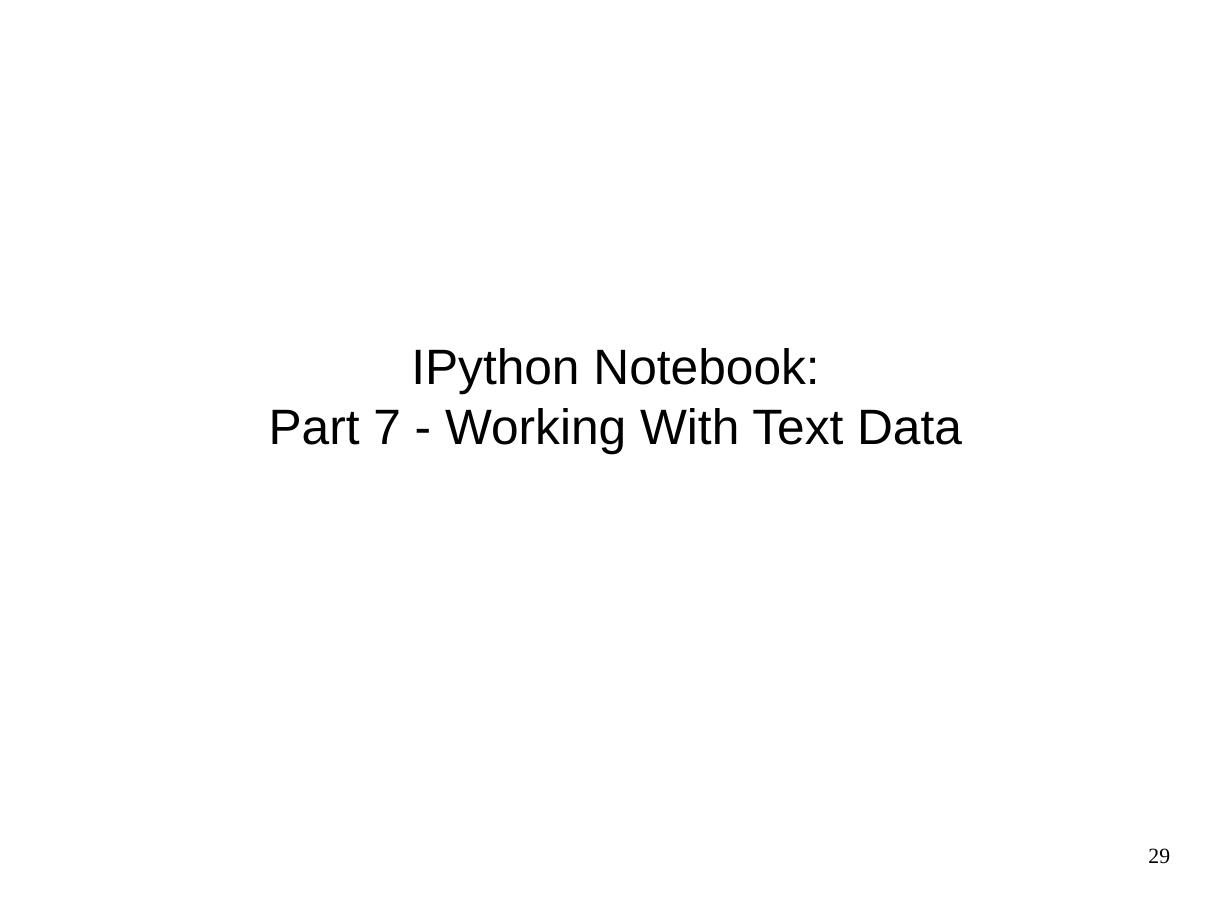
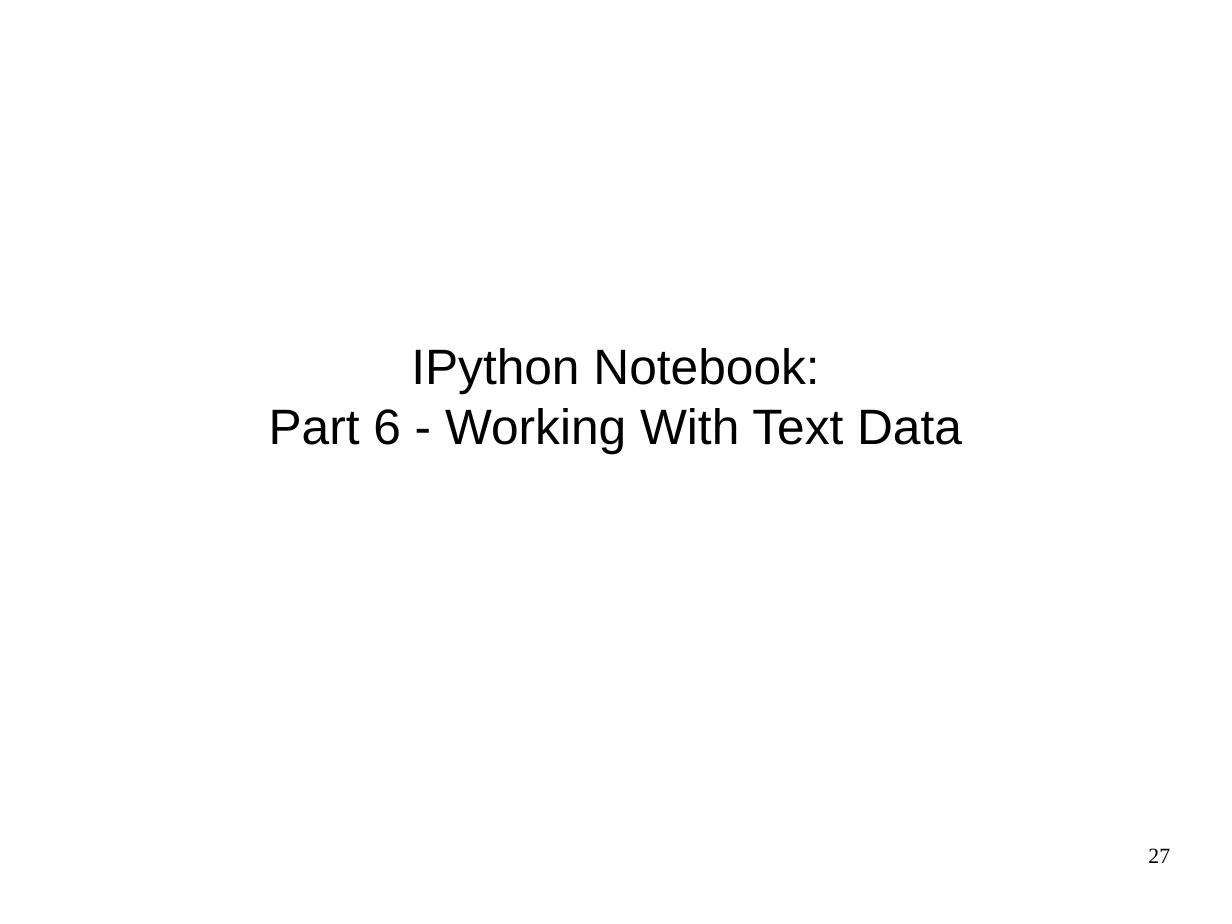
Before and after one commit to amueller/odscon-2015, a slide deck: slide 27 of machine-learning-with-scikit-learn-odscon.odp (slide 29 before the commit). Drawn at 1232x924 pixels with LibreOffice and Linux fonts; fonts in the diff are those of the drawing. Boxes give left, top, right and bottom in pixels: in the first picture for what was removed or moved away, otherwise in the second. Text is boxed around its words. In the diff, an @@ line names an element or a change of style, - is before the commit and + after.

```diff
--- a/machine-learning-with-scikit-learn-odscon.odp
+++ b/machine-learning-with-scikit-learn-odscon.odp
@@ subtitle at (x1=269, y1=408, x2=962, y2=453): text changed @@
-Part 7 - Working With Text Data
+Part 6 - Working With Text Data
@@ page number at (x1=1148, y1=848, x2=1170, y2=863): text changed @@
-29
+27
```
Also in this commit, not shown: 13 other slides changed, 4 slides removed, 19 other files.
